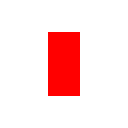
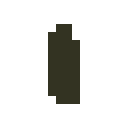
Two versions of the same layered image (128x128). Layer-by-layer changes:
painted on "Background" over (48, 24, 80, 104)
